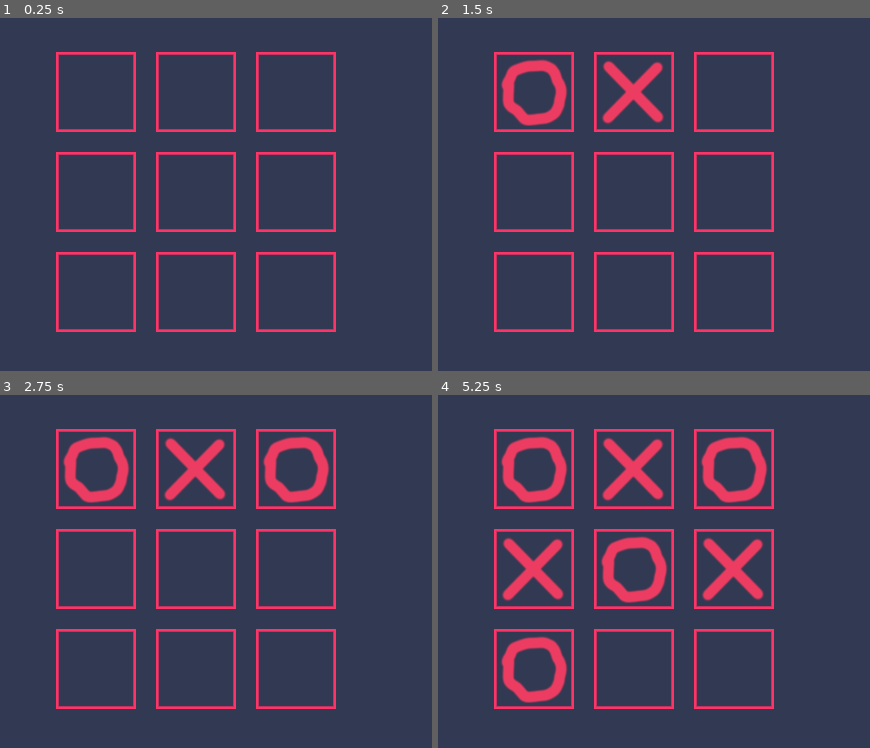
Above: before the commit, frames 1-4 (two rows, left to right).
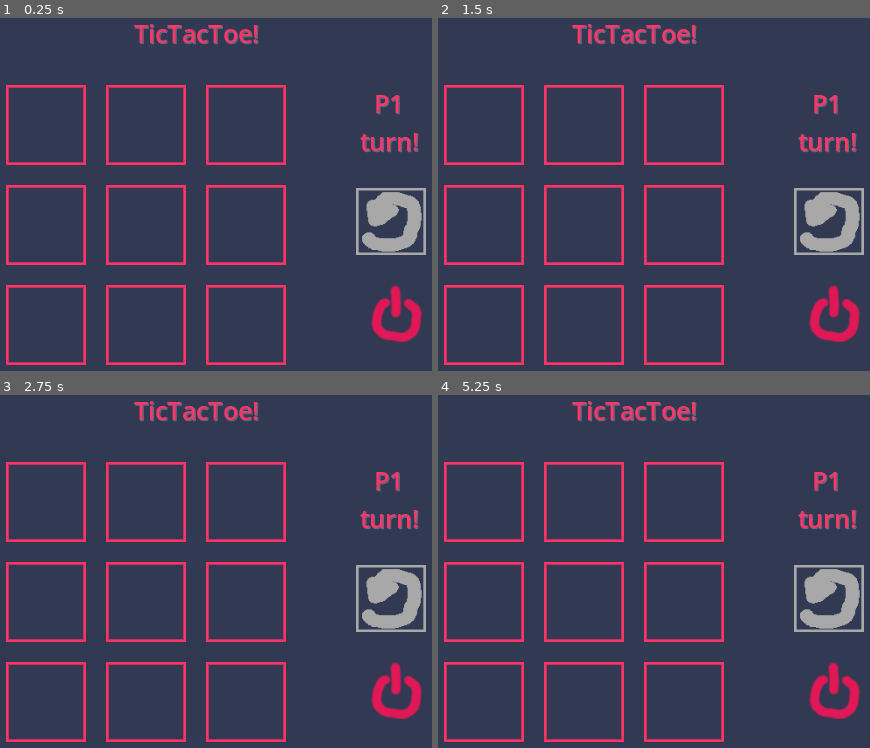
Above: after the commit, the same moments.

Repository: iCatOK/TicTacToeOnline
Game: Godot game, scene res://TicTacToeSession.tscn
Same seed, same stepped clock (60 frames per second), same inputs: the game is played once before the commit and once after it.
Inputs (mouse positions are in pixels of both pictures, inside the frame that each line leads up to):
- Up to frame 1 (0.25 s): no input
- Up to frame 2 (1.5 s): tap Enter at 0.5 s; move the mouse to (533, 92) at 0.52 s; click (533, 92) at 0.67 s; tap Space at 1.25 s; move the mouse to (632, 92) at 1.27 s; click (632, 92) at 1.42 s
- Up to frame 3 (2.75 s): tap Enter at 2 s; move the mouse to (298, 469) at 2.02 s; click (298, 469) at 2.17 s
- Up to frame 4 (5.25 s): tap Space at 2.75, 4.25 s; move the mouse to (533, 567) at 2.77 s; click (533, 567) at 2.92 s; tap Enter at 3.5 s; move the mouse to (632, 567) at 3.52 s; click (632, 567) at 3.67 s; move the mouse to (736, 567) at 4.27 s; click (736, 567) at 4.42 s; move the mouse to (533, 670) at 5.02 s; click (533, 670) at 5.17 s

The runs differ from the first frame. In frame 1, 15% of the frame differs, in the area x 1-99%, y 1-99%; in frame 2, 17%; in frame 3, 18%; in frame 4, 23%.

Commit message:
Added stages of game and closing of game

Diff:
--- a/Cell.tscn
+++ b/Cell.tscn
@@ -1,6 +1,6 @@
 [gd_scene load_steps=6 format=3 uid="uid://bbjci7hhph6cn"]
 
-[ext_resource type="Script" path="res://Cell.gd" id="1_pmxti"]
+[ext_resource type="Script" path="res://scripts/prefabs/Cell.gd" id="1_51ve6"]
 [ext_resource type="PackedScene" uid="uid://emlyughywyod" path="res://TextureMarker.tscn" id="2_3xhvs"]
 [ext_resource type="Texture2D" uid="uid://cfldidmssd48l" path="res://res/circle.png" id="2_cj5nl"]
 [ext_resource type="Texture2D" uid="uid://bqkbjbvu500os" path="res://res/cross.png" id="4_f86p2"]
@@ -9,18 +9,19 @@
 [node name="Cell" type="Control"]
 custom_minimum_size = Vector2(80, 80)
 layout_mode = 3
-anchors_preset = 0
+anchors_preset = 15
+anchor_right = 1.0
+anchor_bottom = 1.0
+offset_right = -520.0
+offset_bottom = -320.0
+grow_horizontal = 2
+grow_vertical = 2
 size_flags_horizontal = 4
 size_flags_vertical = 4
-script = ExtResource("1_pmxti")
+script = ExtResource("1_51ve6")
 
 [node name="TextureMarker" parent="." instance=ExtResource("2_3xhvs")]
-layout_mode = 0
-anchors_preset = 0
-anchor_right = 0.0
-anchor_bottom = 0.0
-grow_horizontal = 1
-grow_vertical = 1
+layout_mode = 1
 ocuppied_cell_texture_first = ExtResource("2_cj5nl")
 ocuppied_cell_texture_second = ExtResource("4_f86p2")
 free_cell_texture = ExtResource("5_71b8g")
--- a/ColorMarker.tscn
+++ b/ColorMarker.tscn
@@ -1,6 +1,6 @@
 [gd_scene load_steps=2 format=3 uid="uid://c77vet6paoxfx"]
 
-[ext_resource type="Script" path="res://ColorMarker.gd" id="1_jfgis"]
+[ext_resource type="Script" path="res://scripts/markers/ColorMarker.gd" id="1_a2mr0"]
 
 [node name="ColorMarker" type="ColorRect"]
 anchors_preset = 15
@@ -8,4 +8,4 @@
 anchor_bottom = 1.0
 grow_horizontal = 2
 grow_vertical = 2
-script = ExtResource("1_jfgis")
+script = ExtResource("1_a2mr0")
--- a/TextureMarker.tscn
+++ b/TextureMarker.tscn
@@ -1,7 +1,7 @@
 [gd_scene load_steps=3 format=3 uid="uid://emlyughywyod"]
 
 [ext_resource type="Texture2D" uid="uid://cfldidmssd48l" path="res://res/circle.png" id="1_x5s2t"]
-[ext_resource type="Script" path="res://TextureMarker.gd" id="2_dyhrr"]
+[ext_resource type="Script" path="res://scripts/markers/TextureMarker.gd" id="2_wu3d3"]
 
 [node name="TextureRect" type="TextureRect"]
 anchors_preset = 15
@@ -10,4 +10,4 @@
 grow_horizontal = 2
 grow_vertical = 2
 texture = ExtResource("1_x5s2t")
-script = ExtResource("2_dyhrr")
+script = ExtResource("2_wu3d3")
--- a/TicTacToeSession.tscn
+++ b/TicTacToeSession.tscn
@@ -1,7 +1,17 @@
-[gd_scene load_steps=3 format=3 uid="uid://cit202a4x64ae"]
+[gd_scene load_steps=11 format=3 uid="uid://cit202a4x64ae"]
 
 [ext_resource type="PackedScene" uid="uid://bbjci7hhph6cn" path="res://Cell.tscn" id="1_1mkfg"]
-[ext_resource type="Script" path="res://TicTacToeSession.gd" id="1_bqtxw"]
+[ext_resource type="Script" path="res://scripts/scenes/TicTacToeSession.gd" id="1_1ruk4"]
+[ext_resource type="Texture2D" uid="uid://p6ljrgk7ft86" path="res://res/reset_btn/normal.png" id="3_sd2om"]
+[ext_resource type="Texture2D" uid="uid://bwht7alit6k17" path="res://res/reset_btn/clicked.png" id="4_c3w13"]
+[ext_resource type="Texture2D" uid="uid://dwul4qf1g3gy0" path="res://res/reset_btn/hover.png" id="5_esqpt"]
+[ext_resource type="Texture2D" uid="uid://b5qjeuw6xgpv2" path="res://res/reset_btn/disabled.png" id="6_q28kr"]
+[ext_resource type="Texture2D" uid="uid://b8bx5rjdkpuvy" path="res://res/exit_btn/normal.png" id="7_upm61"]
+[ext_resource type="Texture2D" uid="uid://dykb17u73cueo" path="res://res/exit_btn/click.png" id="8_wd655"]
+[ext_resource type="Texture2D" uid="uid://2r6my4ut8nv1" path="res://res/exit_btn/hover.png" id="9_mkhs6"]
+
+[sub_resource type="SystemFont" id="SystemFont_0sso1"]
+font_names = PackedStringArray("Comic Sans MS")
 
 [node name="Control" type="Control"]
 layout_mode = 3
@@ -10,7 +20,7 @@
 anchor_bottom = 1.0
 grow_horizontal = 2
 grow_vertical = 2
-script = ExtResource("1_bqtxw")
+script = ExtResource("1_1ruk4")
 
 [node name="BG" type="ColorRect" parent="."]
 layout_mode = 1
@@ -28,10 +38,10 @@
 anchor_top = 0.5
 anchor_right = 0.5
 anchor_bottom = 0.5
-offset_left = -140.0
-offset_top = -140.0
-offset_right = 140.0
-offset_bottom = 140.0
+offset_left = -190.0
+offset_top = -107.0
+offset_right = 90.0
+offset_bottom = 173.0
 grow_horizontal = 2
 grow_vertical = 2
 theme_override_constants/h_separation = 20
@@ -75,3 +85,86 @@
 layout_mode = 2
 row = 2
 col = 2
+
+[node name="PlayerLabel" type="Label" parent="."]
+custom_minimum_size = Vector2(139, 78)
+layout_mode = 1
+anchors_preset = 1
+anchor_left = 1.0
+anchor_right = 1.0
+offset_left = -176.0
+offset_top = 92.0
+offset_right = -37.0
+offset_bottom = 170.0
+grow_horizontal = 0
+theme_override_colors/font_color = Color(0.981995, 0.219757, 0.410317, 1)
+theme_override_colors/font_shadow_color = Color(1, 1, 1, 0.196078)
+theme_override_fonts/font = SubResource("SystemFont_0sso1")
+theme_override_font_sizes/font_size = 25
+text = "Player
+turn"
+horizontal_alignment = 1
+vertical_alignment = 1
+autowrap_mode = 3
+
+[node name="PlayerLabel2" type="Label" parent="."]
+custom_minimum_size = Vector2(139, 60)
+layout_mode = 1
+anchors_preset = 5
+anchor_left = 0.5
+anchor_right = 0.5
+offset_left = -69.0
+offset_top = 12.0
+offset_right = 70.0
+offset_bottom = 72.0
+grow_horizontal = 2
+theme_override_colors/font_color = Color(0.981995, 0.219757, 0.410317, 1)
+theme_override_colors/font_shadow_color = Color(1, 1, 1, 0.196078)
+theme_override_fonts/font = SubResource("SystemFont_0sso1")
+theme_override_font_sizes/font_size = 25
+text = "TicTacToe!"
+horizontal_alignment = 1
+vertical_alignment = 1
+autowrap_mode = 3
+
+[node name="ResetButton" type="TextureButton" parent="."]
+layout_mode = 1
+anchors_preset = 6
+anchor_left = 1.0
+anchor_top = 0.5
+anchor_right = 1.0
+anchor_bottom = 0.5
+offset_left = -140.0
+offset_top = -4.0
+offset_right = -70.0
+offset_bottom = 63.0
+grow_horizontal = 0
+grow_vertical = 2
+texture_normal = ExtResource("3_sd2om")
+texture_pressed = ExtResource("4_c3w13")
+texture_hover = ExtResource("5_esqpt")
+texture_disabled = ExtResource("6_q28kr")
+ignore_texture_size = true
+stretch_mode = 0
+
+[node name="ExitButton" type="TextureButton" parent="."]
+layout_mode = 1
+anchors_preset = 3
+anchor_left = 1.0
+anchor_top = 1.0
+anchor_right = 1.0
+anchor_bottom = 1.0
+offset_left = -134.0
+offset_top = -112.0
+offset_right = -64.0
+offset_bottom = -45.0
+grow_horizontal = 0
+grow_vertical = 0
+texture_normal = ExtResource("7_upm61")
+texture_pressed = ExtResource("8_wd655")
+texture_hover = ExtResource("9_mkhs6")
+ignore_texture_size = true
+stretch_mode = 0
+
+[connection signal="pressed" from="ResetButton" to="." method="_on_reset_button_pressed"]
+[connection signal="pressed" from="ExitButton" to="." method="_on_exit_button_pressed"]
--- a/ColorMarker.gd
+++ b/scripts/markers/ColorMarker.gd
@@ -17,6 +17,10 @@
 	self.color = new_state
 
 
+func set_free_cell():
+	self.color = free_cell_color
+
+
 # Called when the node enters the scene tree for the first time.
 func _ready():
 	self.color = free_cell_color
--- a/TextureMarker.gd
+++ b/scripts/markers/TextureMarker.gd
@@ -16,6 +16,11 @@
 		push_error("Unexpected player id occured: %s" % player_identifier)
 	self.texture = new_state
 
+
+func set_free_cell():
+	self.texture = free_cell_texture
+
+
 # Called when the node enters the scene tree for the first time.
 func _ready():
 	self.texture = free_cell_texture
--- a/Cell.gd
+++ b/scripts/prefabs/Cell.gd
@@ -16,6 +16,11 @@
 	marker.change_cell_state(player_identifier)
 
 
+func reset_cell():
+	is_occupied = false
+	marker.set_free_cell()
+
+
 # Emmit signal and set itself if pressed
 func _on_gui_input(event: InputEvent):
 	if event.is_action_pressed("ui_left_click"):
--- a/TicTacToeSession.gd
+++ b/scripts/scenes/TicTacToeSession.gd
@@ -12,29 +12,24 @@
 
 # State vars
 var _current_player_id: String
-var _current_player_index: int = 0
-var _current_turns_count: int = 0
+var _current_player_index: int
+var _current_turns_count: int
+var _is_game_ended: bool
 
 func _ready():
 	# Connect `cell_occupied` signals (for all cells)
 	for cell in $Map.get_children():
 		cell.connect("cell_ocuppied", _on_cell_ocuppied)
 
-	# Create map
-	_map = Utils.generate_2d_array(rows_count, cols_count)
+	initialize_new_game()
 
 	# Set max turns count
 	_max_turns_count = rows_count * cols_count
 
-	# Create players and set turn
-	_players = [Utils.FIRST_PLAYER_ID, Utils.SECOND_PLAYER_ID]
-	_current_player_id = _players[_current_player_index]
-	print("Turn of player '%s'!" % _current_player_id)
-
 
 func _on_cell_ocuppied(cell: Cell):
 	# If cell occupied then do nothing
-	if cell.is_occupied:
+	if cell.is_occupied or _is_game_ended:
 		return
 
 	# Debug coordinates
@@ -49,12 +44,18 @@
 	# Check winning condition
 	var win = Utils.check_tic_tac_toe_map(_map, cell.row, cell.col)
 	if win:
-		print("Winner is: %s!" % _current_player_id)
+		$PlayerLabel.text = "Winner is: %s!" % _current_player_id
+		_is_game_ended = true
+		$ResetButton.disabled = false
+		return
 
 	# Increment turns count and check for draw
 	_current_turns_count += 1
 	if _current_turns_count == _max_turns_count:
-		print("It's a draw!")
+		$PlayerLabel.text = "It's a draw!"
+		_is_game_ended = true
+		$ResetButton.disabled = false
+		return
 
 	change_player_after_turn()
 
@@ -65,4 +66,36 @@
 	if _current_player_index > _players.size() - 1:
 		_current_player_index = 0
 	_current_player_id = _players[_current_player_index]
-	print("Turn of player '%s'!" % _current_player_id)
+	$PlayerLabel.text = "%s\nturn!" % _current_player_id
+
+
+func initialize_new_game():
+	# Create map
+	_map = Utils.generate_2d_array(rows_count, cols_count)
+
+	# Disable reset button
+	$ResetButton.disabled = true
+
+	# Create players
+	_players = [Utils.FIRST_PLAYER_ID, Utils.SECOND_PLAYER_ID]
+
+	# Set game variables
+	_current_player_id = _players[_current_player_index]
+	_current_player_index = 0
+	_current_turns_count = 0
+	_is_game_ended = false
+
+	# Clear cells' UI
+	for cell in $Map.get_children():
+		cell.reset_cell()
+
+	# Set turn text
+	$PlayerLabel.text = "%s\nturn!" % _current_player_id
+
+
+func _on_reset_button_pressed():
+	initialize_new_game()
+
+
+func _on_exit_button_pressed():
+	get_tree().quit()
Binary file added: res/exit_btn/click.png
Not shown, added: res/exit_btn/click.png.import
Binary file added: res/exit_btn/hover.png
Not shown, added: res/exit_btn/hover.png.import
Binary file added: res/exit_btn/normal.png
Not shown, added: res/exit_btn/normal.png.import
Binary file added: res/reset_btn/clicked.png
Not shown, added: res/reset_btn/clicked.png.import
Binary file added: res/reset_btn/disabled.png
Not shown, added: res/reset_btn/disabled.png.import
Binary file added: res/reset_btn/hover.png
Not shown, added: res/reset_btn/hover.png.import
(and 4 more such lines)
